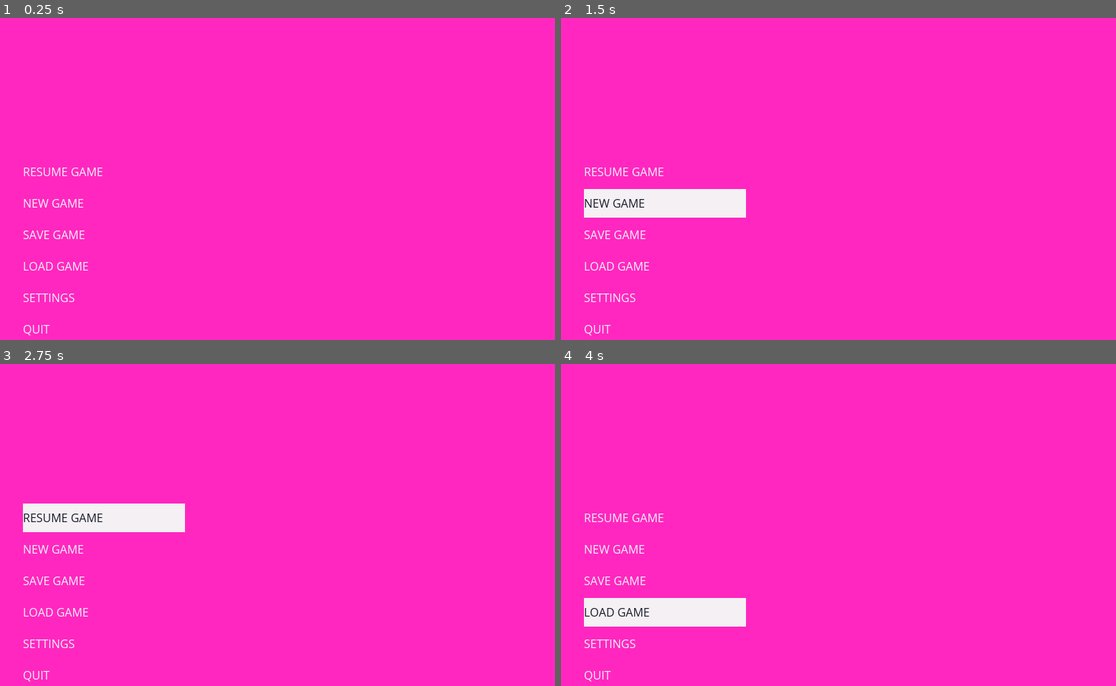
Above: before the commit, frames 1-4 (two rows, left to right).
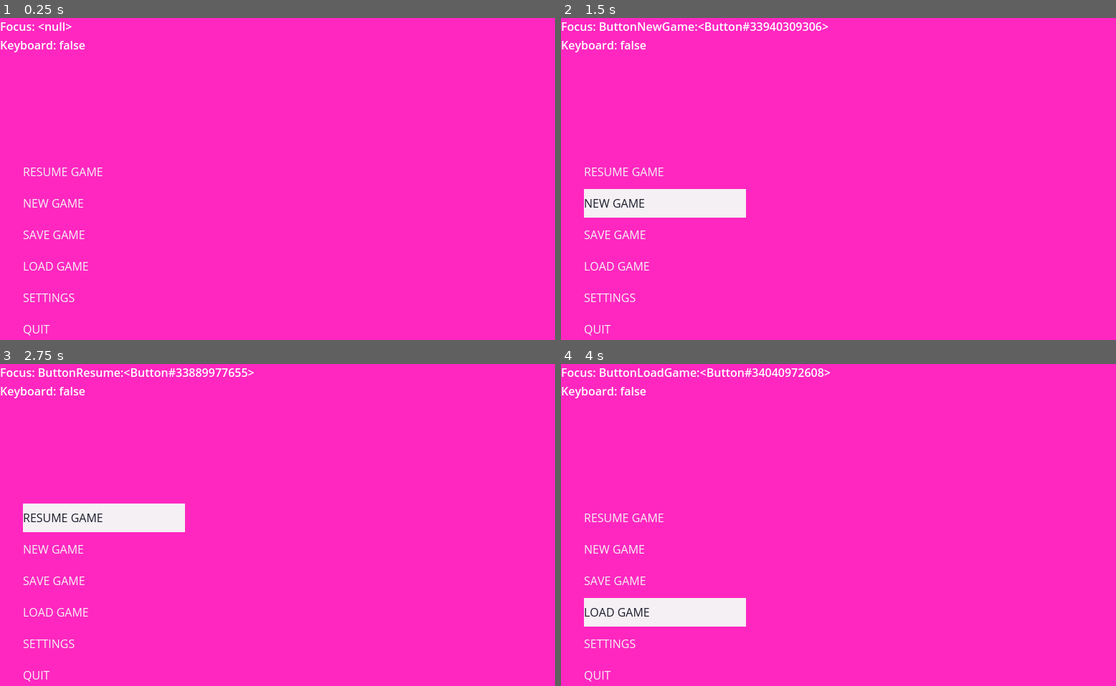
Above: after the commit, the same moments.

Repository: NimbleBeasts/NbGodotBoilerplate-Godot
Game: Godot game, scene res://Src/GameManager.tscn
Same seed, same stepped clock (60 frames per second), same inputs: the game is played once before the commit and once after it.
Inputs:
- Up to frame 1 (0.25 s): no input
- Up to frame 2 (1.5 s): click "NEW GAME" at 0.5 s; click "NEW GAME" at 1.25 s
- Up to frame 3 (2.75 s): click "RESUME GAME" at 2 s
- Up to frame 4 (4 s): click "SAVE GAME" at 2.75 s; click "LOAD GAME" at 3.5 s

The runs differ from the first frame. In frame 1, 0.3% of the frame differs, in the area x 0-16%, y 1-11%; in frame 2, 0.8%, in the area x 0-49%, y 1-11%; in frame 3, 0.8%; in frame 4, 0.8%.

Commit message:
modern menu update

Diff:
--- /dev/null
+++ b/Src/Hud/Menu_Modern/Category_Button.tscn
@@ -0,0 +1,14 @@
+[gd_scene load_steps=3 format=3 uid="uid://chqjfhru6648u"]
+
+[ext_resource type="Theme" uid="uid://b3q625u7kqhr4" path="res://Src/Hud/Menu_Modern/Menu_Modern.theme" id="1_64ff4"]
+[ext_resource type="FontFile" uid="uid://btmpm7wiopwuw" path="res://Assets/Fonts/OpenSans/OpenSans-Regular.ttf" id="2_nhck1"]
+
+[node name="ButtonQuit2" type="Button"]
+custom_minimum_size = Vector2i(0, 40)
+offset_right = 224.0
+offset_bottom = 40.0
+theme = ExtResource("1_64ff4")
+theme_override_fonts/font = ExtResource("2_nhck1")
+text = "TR_MENU_QUIT"
+clip_text = true
+alignment = 0
--- a/Src/Hud/Menu_Modern/Choice_Button.gd
+++ b/Src/Hud/Menu_Modern/Choice_Button.gd
@@ -5,7 +5,7 @@
 
 signal choice_updated(config_value, choice_id)
 
-@export var title := "TITLE"
+@export var text := "TITLE"
 @export var config_value := "soundVolume"
 
 var bg_color_hover: Color
@@ -27,7 +27,7 @@
 	font_color_hover = menu_theme.get_color("font_hover_color", "Button")
 	# This could be optimized by doing it on higher level and pass down the colors
 
-	$h/Label.set_text(str(title))
+	$h/Label.set_text(str(text))
 	$h/Label.set("theme_override_colors/font_color", font_color_normal)
 	$h/Option.set("theme_override_colors/font_color", font_color_normal)
 	$h/ButtonLast.set("theme_override_colors/font_color", font_color_normal)
@@ -46,6 +46,9 @@
 	emit_signal("choice_updated", selection_id)
 
 func set_choices(choices: Array, current_value):
+	pass
+
+func set_range(range: Array, current_value):
 	pass
 
 func _input(event):
--- a/Src/Hud/Menu_Modern/Choice_Button.tscn
+++ b/Src/Hud/Menu_Modern/Choice_Button.tscn
@@ -11,7 +11,6 @@
 offset_bottom = 40.0
 focus_mode = 2
 script = ExtResource("1_wh40g")
-config_value = null
 
 [node name="Bg" type="ColorRect" parent="."]
 visible = false
--- a/Src/Hud/Menu_Modern/Menu_Modern.gd
+++ b/Src/Hud/Menu_Modern/Menu_Modern.gd
@@ -2,11 +2,15 @@
 
 
 var _settings_update_is_internal := false
-var _submenu_entered := false
+
 
 var _focus_object: Control = null
+var _focus_keyboard: bool = false
+
 
 const THEME := preload("res://Src/Hud/Menu_Modern/Menu_Modern.theme")
+const CHOICE_BUTTON_PATH := "res://Src/Hud/Menu_Modern/Choice_Button.tscn"
+const CATEGORY_BUTTON_PATH := "res://Src/Hud/Menu_Modern/Category_Button.tscn"
 
 
 func _ready():
@@ -14,24 +18,22 @@
 	_setup_option_buttons()
 
 	_switch("MainMenu")
-	_switch_submenu("SubMenu")
 
 	get_viewport().connect("gui_focus_changed", Callable(self, "_gui_focus_changed"))
 
+
+func _physics_process(delta):
+	$Label.set_text("Focus: " + str(_focus_object) + "\nKeyboard: " + str(_focus_keyboard))
 
 func _setup_option_buttons():
 	for category in Global.USER_CONFIG_MODEL.configurable:
 		# Setup option buttons
 		var callback = Callable(self, "_submenu_button_up")
-		callback.bind(category.name)
+		callback = callback.bind(category.name)
 
-		var button = Button.new()
-		button.clip_text = true
-		button.alignment = HORIZONTAL_ALIGNMENT_LEFT
+		var button = preload(CATEGORY_BUTTON_PATH).instantiate()
 		button.text = tr(category.tr)
 		button.name = category.name
-		button.theme = THEME
-		button.custom_minimum_size = Vector2i(0, 40)
 		button.connect("button_up", callback)
 		$Views/Settings/w/SubMenu.add_child(button)
 #
@@ -39,28 +41,70 @@
 #		for option in category.options:
 #			print(option.name)
 
+func _setup_option_menu(category: String):
+	# Clear old
+	for child in $Views/Settings/w/OptionMenu.get_children():
+		child.queue_free()
+
+	var index := -1
+	for i in range(Global.USER_CONFIG_MODEL.configurable.size()):
+		if Global.USER_CONFIG_MODEL.configurable[i].name == category:
+			index = i
+			break
+		i += 1
+
+	assert(index != -1, "HUD: Provided category does not exists in user config model")
+	for option in Global.USER_CONFIG_MODEL.configurable[index].options:
+		var callback = Callable(self, "_submenu_button_up")
+		callback = callback.bind(category)
+		callback = callback.bind(option.name)
+		var choice_button = preload(CHOICE_BUTTON_PATH).instantiate()
+		choice_button.text = tr(option.tr)
+		if option.has("values"):
+			choice_button.set_choices(option.values, option.default)
+		else:
+			choice_button.set_range(option.range, option.default)
+		choice_button.connect("button_up", callback)
+		$Views/Settings/w/OptionMenu.add_child(choice_button)
 
 
+func _submenu_choice_button_up(category_name, option_name):
+	print(option_name)
 
 func _submenu_button_up(category_name):
-	print(category_name)
+	print("called")
+	_setup_option_menu(category_name)
+	# TODO: get menu name
+	$Views/Settings/w/Label.set_text("TR_MENU_SETTINGS_VIDEO")
+	$Views/Settings/w/SubMenu.hide()
+	$Views/Settings/w/OptionMenu.show()
+	_focus_object = null
 
 func _input(event):
 	# If no element has focus and the player uses keyboard or gamepad - grab focus
 	if not _focus_object:
 		if event is InputEventKey:
-			if not event.pressed:
+			#if not event.pressed:
 			# TODO: keyboard and gamepad codes
-				if event.keycode == KEY_UP or event.keycode == KEY_DOWN:
+			if event.keycode == KEY_UP or event.keycode == KEY_DOWN:
+				if $Views/MainMenu.visible:
 					if $Views/MainMenu/v/ButtonResume.visible:
 						$Views/MainMenu/v/ButtonResume.grab_focus()
 					else:
 						$Views/MainMenu/v/ButtonNewGame.grab_focus()
+				else:
+					$Views/Settings/w/ButtonBack.grab_focus()
 
 func _gui_focus_changed(control: Control) -> void:
 	_focus_object = control
 	if control != null:
 		print(control.name)
+
+	if Input.is_action_pressed("ui_down") or Input.is_action_just_released("ui_down")\
+		or Input.is_action_pressed("ui_up") or Input.is_action_just_released("ui_up"):
+		_focus_keyboard = true
+	else:
+		_focus_keyboard = false
 
 func reset():
 	_ready()
@@ -70,21 +114,12 @@
 		_update_MainMenu()
 		$Views/Settings.hide()
 		$Views/MainMenu.show()
+		_focus_object = null
 	elif to == "Settings":
 		_update_Settings()
 		$Views/MainMenu.hide()
 		$Views/Settings.show()
-
-func _switch_submenu(to):
-
-
-	if (to != "SubMenu"):
-		_submenu_entered = true
-	else:
-		_submenu_entered = false
-		$Views/Settings/w/Label.set_text("TR_MENU_SETTINGS")
-
-	get_node("Views/Settings/w/"+str(to)).show()
+		_focus_object = null
 
 
 func _update_MainMenu():
@@ -120,27 +155,9 @@
 
 
 func _on_button_back_button_up():
-	if _submenu_entered:
-		_switch_submenu("SubMenu")
+	if $Views/Settings/w/SubMenu.visible:
+		_switch("MainMenu")
 	else:
-		_switch("MainMenu")
-
-# Submenu Buttons
-func _on_button_s_video_button_up():
-	_switch_submenu("SubVideo")
-	$Views/Settings/w/Label.set_text("TR_MENU_SETTINGS_VIDEO")
-
-
-func _on_button_s_audio_button_up():
-	_switch_submenu("SubAudio")
-	$Views/Settings/w/Label.set_text("TR_MENU_SETTINGS_AUDIO")
-
-
-func _on_button_s_controls_button_up():
-	_switch_submenu("SubControls")
-	$Views/Settings/w/Label.set_text("TR_MENU_SETTINGS_CONTROLS")
-
-
-func _on_button_s_language_button_up():
-	_switch_submenu("SubLanguage")
-	$Views/Settings/w/Label.set_text("TR_MENU_SETTINGS_LANGUAGE")
+		$Views/Settings/w/Label.set_text("TR_MENU_SETTINGS")
+		$Views/Settings/w/SubMenu.show()
+		$Views/Settings/w/OptionMenu.hide()
--- a/Src/Hud/Menu_Modern/Menu_Modern.tscn
+++ b/Src/Hud/Menu_Modern/Menu_Modern.tscn
@@ -23,6 +23,11 @@
 color = Color(1, 0.152941, 0.752941, 1)
 script = ExtResource("1_2d2qc")
 
+[node name="Label" type="Label" parent="."]
+layout_mode = 0
+offset_right = 40.0
+offset_bottom = 23.0
+
 [node name="Sprite2D" type="Sprite2D" parent="."]
 show_behind_parent = true
 scale = Vector2(0.5, 0.511111)
@@ -161,6 +166,38 @@
 grow_vertical = 2
 color = Color(1, 1, 1, 0.0784314)
 
+[node name="Label" type="Label" parent="Views/Settings/w"]
+layout_mode = 0
+offset_top = -40.0
+offset_right = 228.0
+offset_bottom = -3.0
+theme_override_fonts/font = ExtResource("3_e0p0v")
+theme_override_font_sizes/font_size = 24
+text = "TR_MENU_SETTINGS"
+
+[node name="SubMenu" type="VBoxContainer" parent="Views/Settings/w"]
+layout_mode = 1
+anchors_preset = 9
+anchor_bottom = 1.0
+offset_left = 8.0
+offset_top = 8.0
+offset_right = 232.0
+offset_bottom = -48.0
+grow_vertical = 2
+
+[node name="OptionMenu" type="VBoxContainer" parent="Views/Settings/w"]
+visible = false
+layout_mode = 1
+anchors_preset = 15
+anchor_right = 1.0
+anchor_bottom = 1.0
+offset_left = 8.0
+offset_top = 8.0
+offset_right = -376.0
+offset_bottom = -48.0
+grow_horizontal = 2
+grow_vertical = 2
+
 [node name="ButtonBack" type="Button" parent="Views/Settings/w"]
 layout_mode = 1
 anchors_preset = 2
@@ -175,38 +212,6 @@
 theme_override_fonts/font = ExtResource("3_e0p0v")
 text = "TR_MENU_B_BACK"
 alignment = 0
-
-[node name="Label" type="Label" parent="Views/Settings/w"]
-layout_mode = 0
-offset_top = -40.0
-offset_right = 228.0
-offset_bottom = -3.0
-theme_override_fonts/font = ExtResource("3_e0p0v")
-theme_override_font_sizes/font_size = 24
-text = "TR_MENU_SETTINGS"
-
-[node name="SubMenu" type="VBoxContainer" parent="Views/Settings/w"]
-layout_mode = 1
-anchors_preset = 9
-anchor_bottom = 1.0
-offset_left = 8.0
-offset_top = 8.0
-offset_right = 232.0
-offset_bottom = -48.0
-grow_vertical = 2
-
-[node name="OptionMenu" type="VBoxContainer" parent="Views/Settings/w"]
-visible = false
-layout_mode = 1
-anchors_preset = 15
-anchor_right = 1.0
-anchor_bottom = 1.0
-offset_left = 8.0
-offset_top = 8.0
-offset_right = -376.0
-offset_bottom = -48.0
-grow_horizontal = 2
-grow_vertical = 2
 
 [connection signal="button_up" from="Views/MainMenu/v/ButtonResume" to="." method="_on_button_resume_button_up"]
 [connection signal="button_up" from="Views/MainMenu/v/ButtonNewGame" to="." method="_on_button_new_game_button_up"]
Not shown, changed: .gitignore
Not shown, changed: README.md
